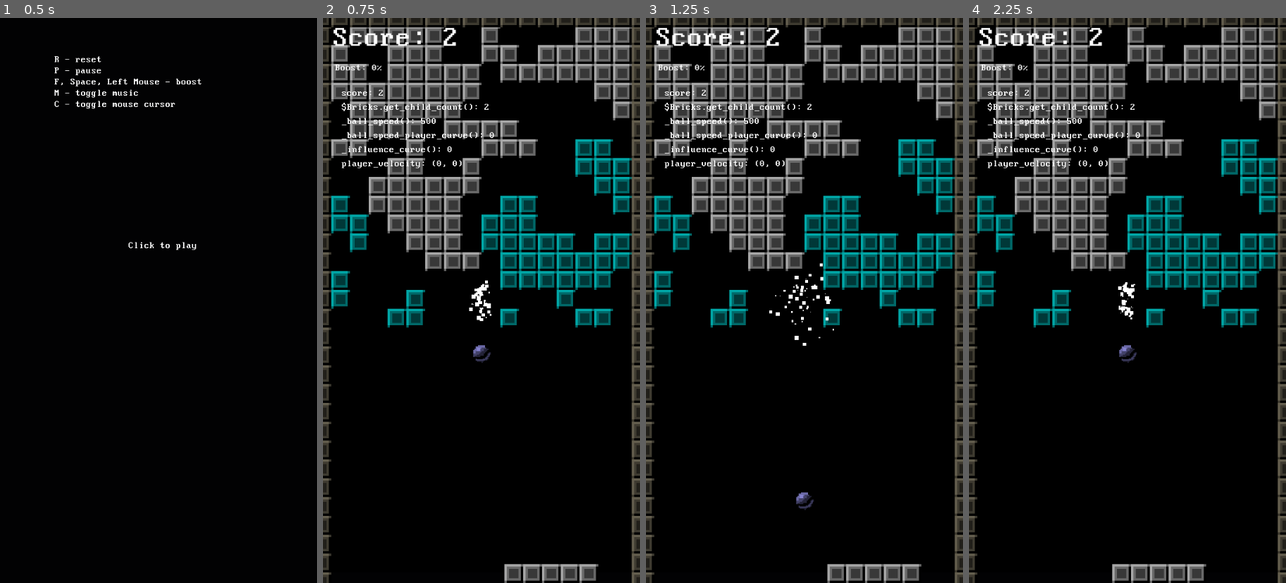
Above: before the commit, frames 1-4 (left to right).
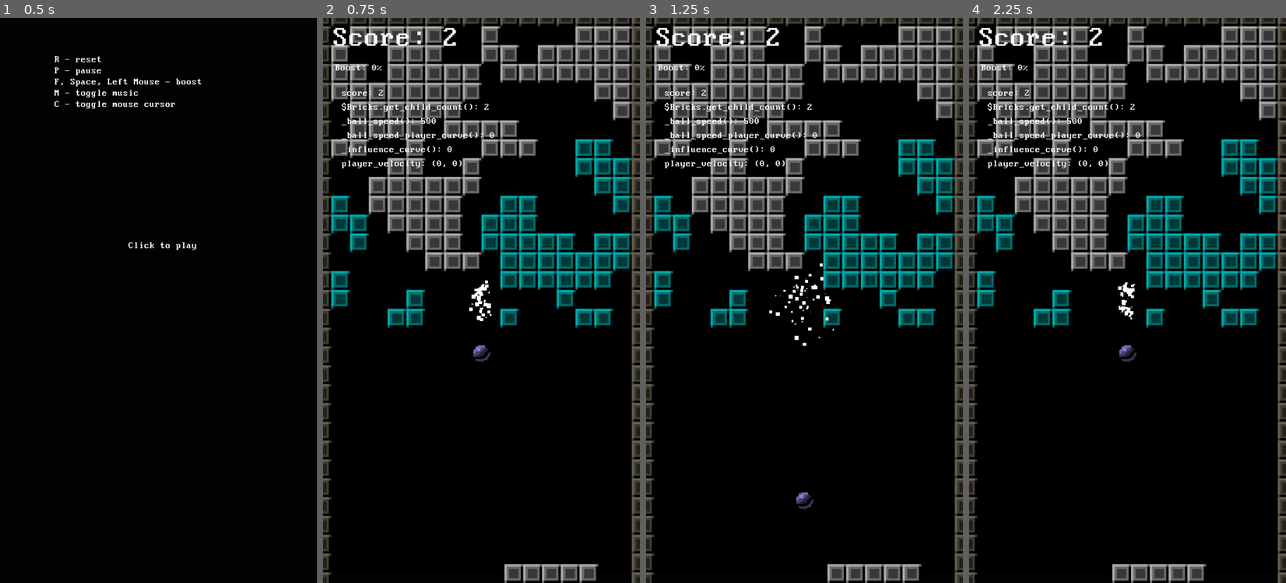
Above: after the commit, the same moments.

Repository: arunas-cesonis/pingpong2
Game: Godot game, scene res://main.tscn
The game is run twice, just before and just after one commit, with the same random seed, the same clock (stepped at 60 frames per second) and the same inputs.
Inputs (mouse positions are in pixels of both pictures, inside the frame that each line leads up to):
- Up to frame 1 (0.5 s): no input
- Up to frame 2 (0.75 s): tap Enter (Start) at 0.5 s; move the mouse to (551, 272) at 0.52 s; tap F (Boost) at 0.6 s
- Up to frame 3 (1.25 s): no input
- Up to frame 4 (2.25 s): move the mouse to (1064, 328) at 1.27 s; tap Enter (Start) at 1.35, 2 s; move the mouse to (1159, 176) at 2.02 s; tap C (Toggle Cursor) at 2.1 s

Frame 1 is identical in both runs. In frame 2, 0.5% of the frame differs, in the area x 0-100%, y 0-2%; in frame 3, 0.5%; in frame 4, 0.5%.

Commit message:
Fix top wall a bit

Diff:
--- a/game.tscn
+++ b/game.tscn
@@ -144,7 +144,7 @@
 position = Vector2(542, 494)
 
 [node name="WallTop" parent="." instance=ExtResource("3_bbarr")]
-position = Vector2(174, 0)
+position = Vector2(174, -2)
 rotation = 1.5708
 scale = Vector2(1, -1)
 
